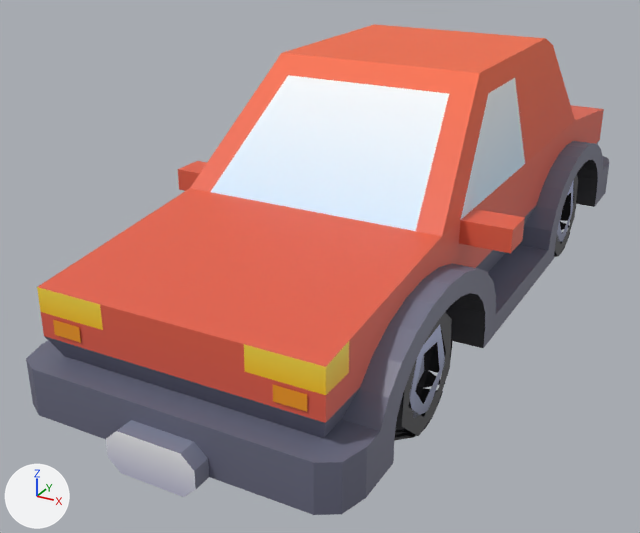
The glTF model apps/web/public/realistic/car_sedan.glb: old version first, new version second.
Rendered twice from a 50 mm camera at (1.9, -4.32, 2.29) aimed at (-0.28, -0.36, 0.31). The lights are fixed; the arrows at lower left show +X, +Y and +Z. The older version comes first. Vertices at exactly the same position are counted once.

Script lines for the objects in view, before the commit:
```python
me_body = bpy.data.meshes.new('body')
me_body.from_pydata(...)  # 344 vertices, 570 faces; spans x -0.9..0.9, y -2.2..2.2, z 0.17..1.36
me_body.materials.append(mat_defaultmaterial)
me_paint = bpy.data.meshes.new('paint')
me_paint.from_pydata(...)  # 102 vertices, 134 faces; spans x -0.9..0.9, y -2.03..2.11, z 0.56..1.45
me_paint.materials.append(mat_defaultmaterial_002)
me_wheel_front_left = bpy.data.meshes.new('wheel-front-left')
me_wheel_front_left.from_pydata(...)  # 141 vertices, 166 faces; spans x -0.197..0.197, y -0.335..0.335, z -0.335..0.335
me_wheel_front_left.materials.append(mat_defaultmaterial_001)
ob_body = bpy.data.objects.new('body', me_body)
ob_body.location = (0.0, 0.0, 0.0)
ob_paint = bpy.data.objects.new('paint', me_paint)
ob_paint.location = (0.0, 0.0, 0.0)
ob_wheel_back_left = bpy.data.objects.new('wheel-back-left', me_wheel_front_left)
ob_wheel_back_left.location = (0.51, 1.096, 0.335)
# also in view: 'wheel-front-left' at (0.51, -1.18, 0.33)
```
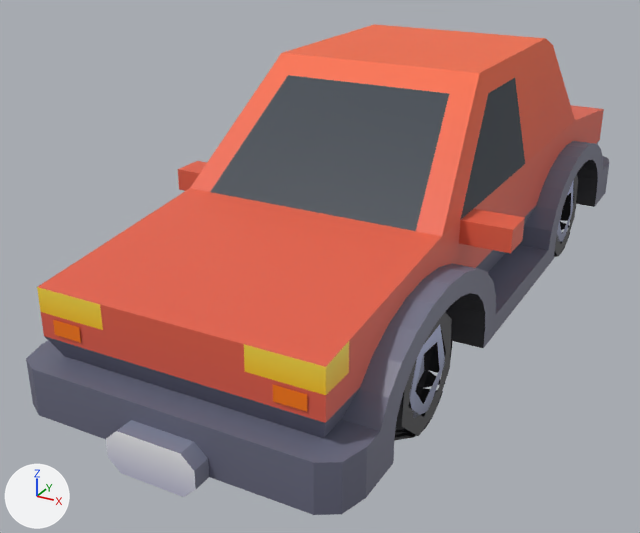
Patch to the scene script:
```diff
--- a/apps/web/public/realistic/car_sedan.glb.py
+++ b/apps/web/public/realistic/car_sedan.glb.py
@@ me_body @@
 me_body.from_pydata(...)  # 344 vertices, 570 faces; spans x -0.9..0.9, y -2.2..2.2, z 0.17..1.36
 # used by ob_body; location = (0.0, 0.0, 0.0)
+# me_body part 1: 6 faces centred in x -0.63..0.63, y -0.8..1.11, z 1.04..1.11 are repainted in the vertex colours; the middle colour goes from blue #d4ecff to dark blue #2b3642
+# me_body part 2: 4 faces centred in x -0.6..0.6, y -0.6..1.04, z 1.19..1.23 are repainted in the vertex colours; the middle colour goes from white #f8fcff to dark blue #2b3642
 me_body.materials.append(mat_defaultmaterial)
```

Changed parts and their boxes [x1, y1, x2, y2] in the pictures (640 x 533 px):
part 1 of me_body, recoloured (darker)
    both: [212, 93, 525, 231]
part 2 of me_body, recoloured (darker)
    both: [211, 75, 525, 192]
